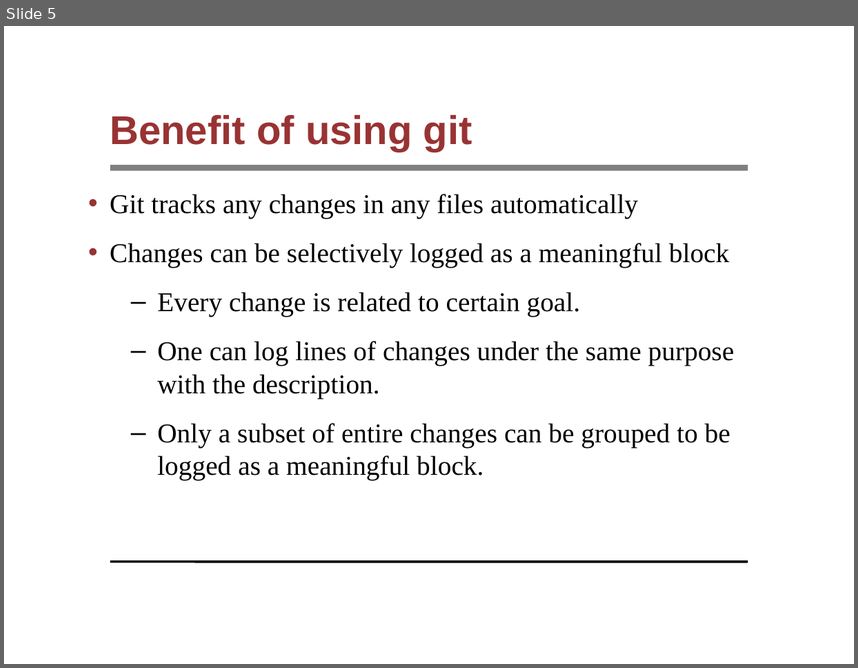
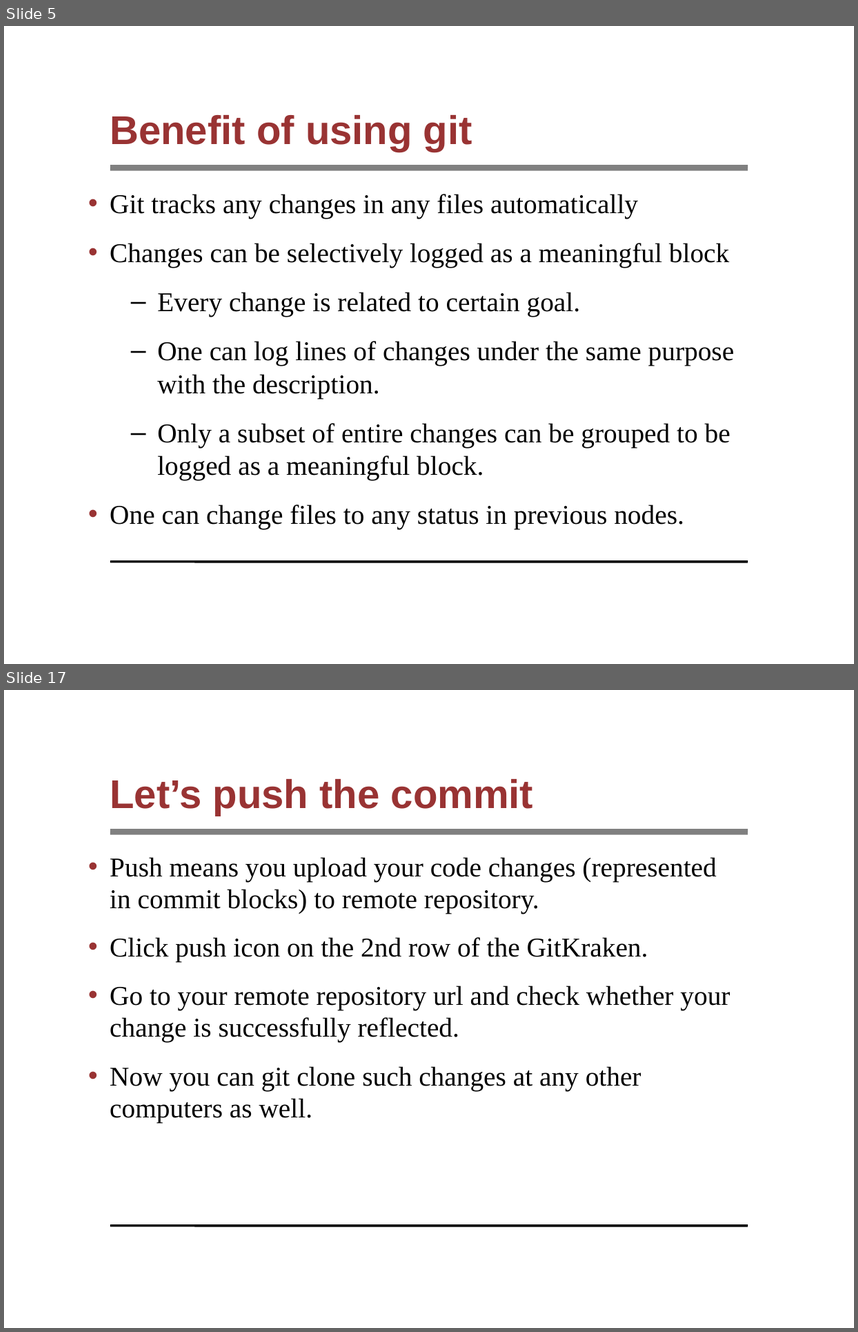
Before and after one commit to syyunn/pml-git, a slide deck: file-changes/main.ppt. Shown one above the other, each under a label of ours: slide 5 before the commit, slides 5 and 17 after it; the slides between them are not shown. The pictures are 858x668 and 858x1332 pixels, drawn with LibreOffice and Linux fonts; fonts in the diff are those of the drawing; background and template pictures are left out. Boxes give left, top, right and bottom in pixels: in the first picture for what was removed or moved away, otherwise in the second. Text is boxed around its words. In the diff, an @@ line names an element or a change of style, - is before the commit and + after.

```diff
--- a/file-changes/main.ppt
+++ b/file-changes/main.ppt
@@ slide 17 added at bbox=[4, 690, 854, 1328], background #FFFFFF; not listed: 2 template elements that a slide beside it also shows @@
@@ title added at bbox=[110, 779, 534, 816], 34 pt, text #993333, bold @@
+Let’s push the commit
@@ text added at bbox=[110, 857, 730, 1123], 23 pt, text #000000 @@
+• Push means you upload your code changes (represented in commit blocks) to remote repository.
+• Click push icon on the 2nd row of the GitKraken.
+• Go to your remote repository url and check whether your change is successfully reflected.
+• Now you can git clone such changes at any other computers as well.
@@ slide 5 changed as well @@
@@ text at bbox=[110, 504, 684, 529]: paragraph added @@
+• One can change files to any status in previous nodes.
```
Also in this commit, not shown: 11 other slides added, 13 slides removed.
